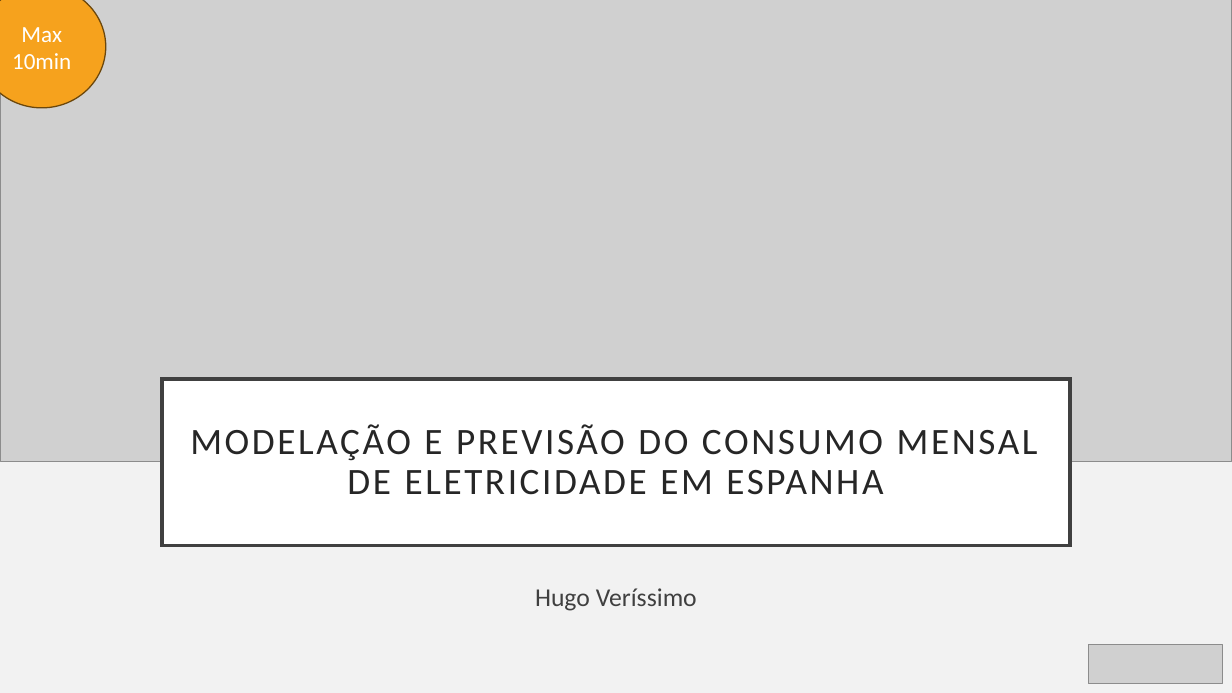
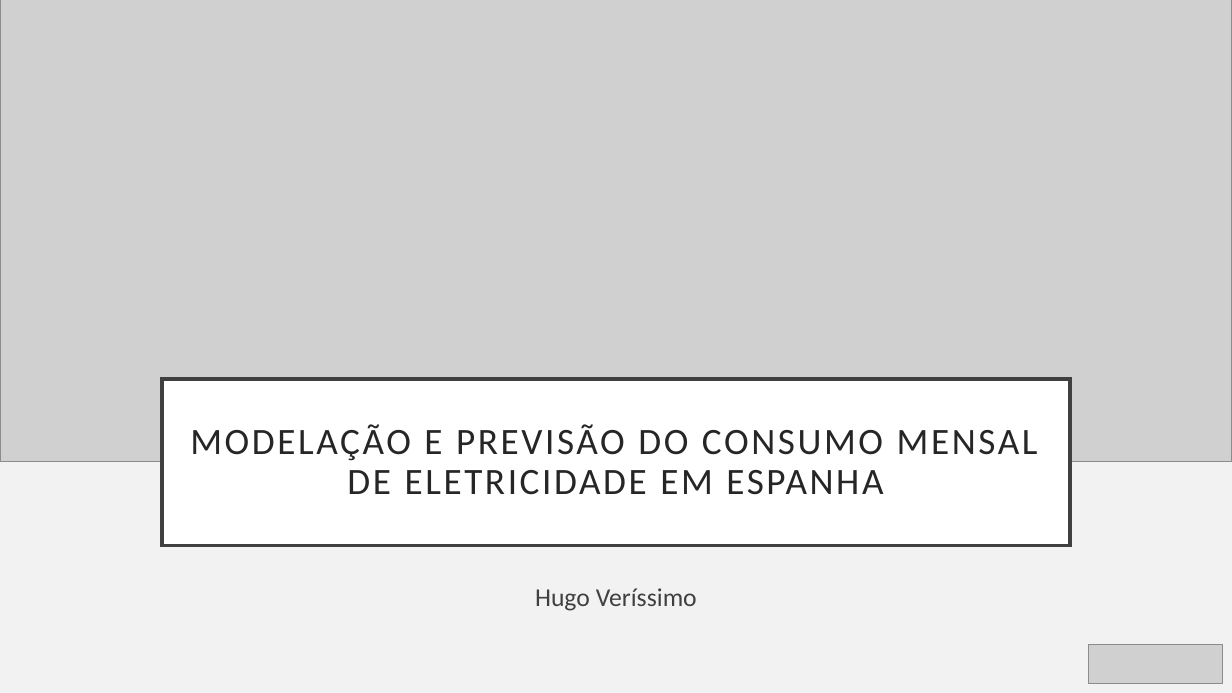
Before and after one commit to Hugoverissimo21/ElectricityForecastES, a slide deck: slide 1 of slides.pptx. Drawn at 1232x693 pixels with LibreOffice and Linux fonts; fonts in the diff are those of the drawing; grey boxes stand for pictures. Boxes give left, top, right and bottom in pixels: in the first picture for what was removed or moved away, otherwise in the second. Text is boxed around its words. In the diff, an @@ line names an element or a change of style, - is before the commit and + after.

```diff
--- a/slides.pptx
+++ b/slides.pptx
@@ ellipse removed at bbox=[0, 0, 105, 107] @@
-Max 10min
```
Also in this commit, not shown: 3 other slides changed, 2 slides added, 1 slide removed, 1 other file.
